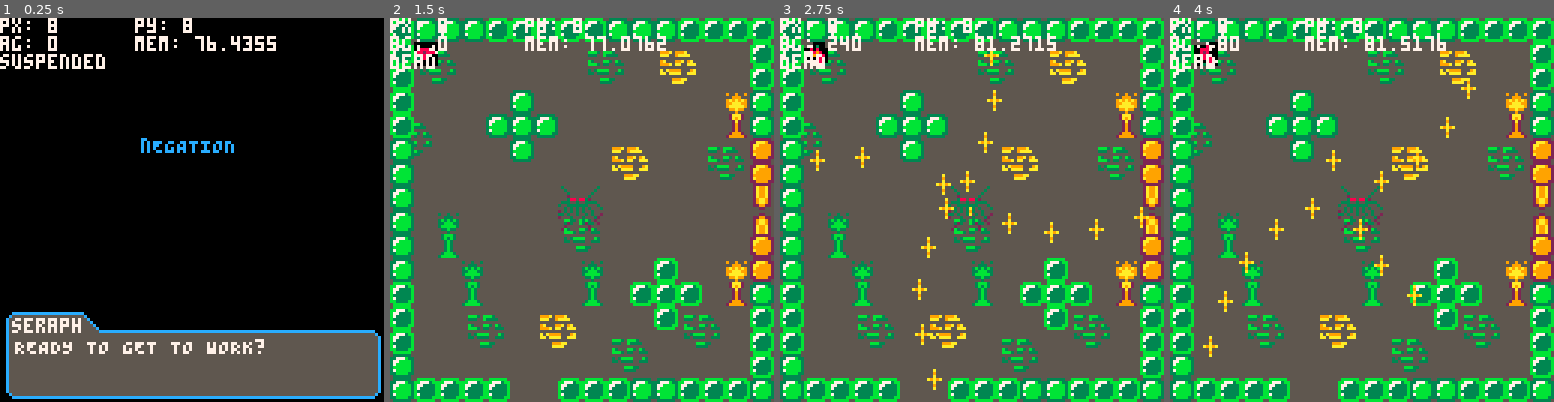
Above: before the commit, frames 1-4 (left to right).
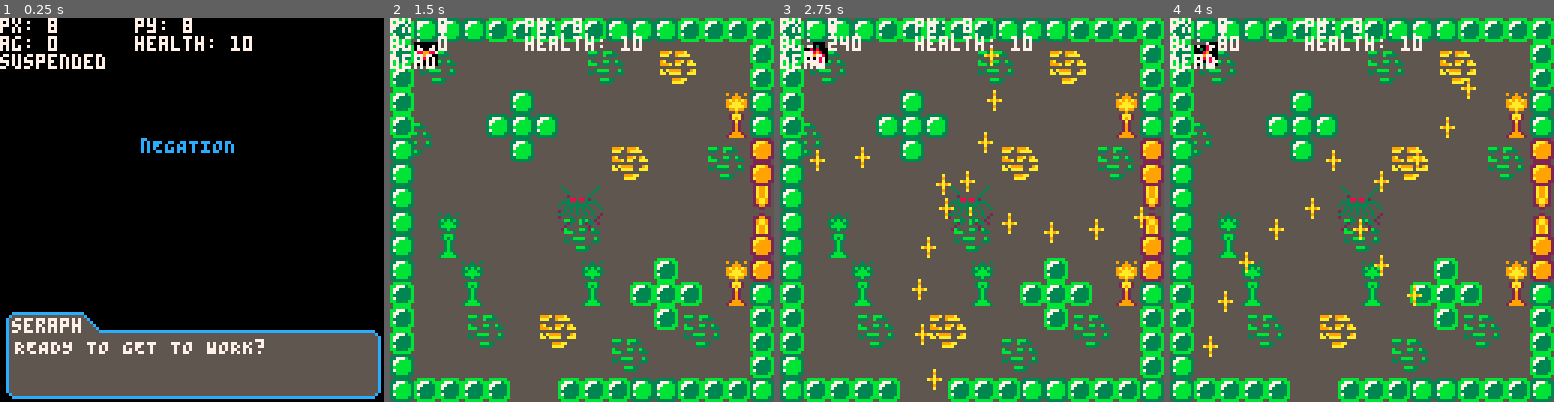
Above: after the commit, the same moments.

Repository: kbrewington/Negation
Game: PICO-8 cartridge negation.p8
The game is run twice, just before and just after one commit, with the same random seed, the same clock (stepped at 60 frames per second) and the same inputs.
Inputs:
- Up to frame 1 (0.25 s): no input
- Up to frame 2 (1.5 s): tap O (Z key) at 0.33, 0.7, 1.43 s; tap X (X key) at 1.07 s
- Up to frame 3 (2.75 s): hold Left 1.97-2.37 s; tap X (X key) at 2.07, 2.4, 2.73 s; tap O (Z key) at 2.22 s; hold Down from 2.42 s (still down)
- Up to frame 4 (4 s): release Down at 2.82 s; hold Right 2.87-3.53 s; tap X (X key) at 3.07, 3.4, 3.73 s; tap O (Z key) at 3.1, 3.98 s; hold Up from 3.58 s (still down)

The runs differ from the first frame. In frame 1, 0.5% of the frame differs, in the area x 35-72%, y 4-9%; in frame 2, 0.5%, in the area x 7-72%, y 4-11%; in frame 3, 0.4%; in frame 4, 0.4%.

Commit message:
Fixed taking damage too fast

Diff:
--- a/negation.p8
+++ b/negation.p8
@@ -16,9 +16,11 @@
 player.current_dash_speed = 0
 player.dash_speed = 15
 player.dash_threshold = {.05, .2}
+player.bullet_spread = 5
 player.health = 10
-player.immune_time = .5
+player.immune_time = 2
 player.last_hit = 0
+player.b_count = 0
 
 wall_fwd = false
 wall_bck = false
@@ -154,7 +156,7 @@
   b.bullet_spread = 7
   b.pattern = {90, 180, 270, 360}
   b.update = function()
-                 b.angle = (b.angle + 1)%360
+                 b.angle = (b.angle+1)%360
                  for i=0,3 do
                    if b.angle%b.bullet_spread == 0 then
                      add(enemy_bullets, bullet(b.x, b.y, (b.angle + (90*i)), 130, false))
@@ -172,8 +174,8 @@
   print("py: " .. round(player.y, 1), 45, 0, 7)
 
   print("ag: " .. player.angle, 0, 6, 7)
-  print("mem: ".. stat(0), 45, 6, 7)
-  --print("health: ".. player.health, 45, 6, 7)
+  --print("mem: ".. stat(0), 45, 6, 7)
+  print("health: ".. player.health, 45, 6, 7)
 
   print(costatus(game), 0, 12, 7)
   print("", 45, 12, 7)
@@ -210,6 +212,10 @@
 
 function bullet_collision(sp, b)
   return (b.x > sp.x+4 or b.x+4 < sp.x or b.y > sp.y+4 or b.y+4<sp.y) == false
+end
+
+function boss_collision(sp, b)
+  return (b.x > sp.x+16 or b.x+16 < sp.x or b.y > sp.y+16 or b.y+16<sp.y) == false
 end
 
 -- http://lua-users.org/wiki/simpleround
@@ -448,7 +454,7 @@
 ]]
 function dialog_seraph(dialog)
   wait.dialog_finish = true
-  --local dialog = dialog or {}
+  local dialog = dialog or {}
   local bck_color = dialog.bck_color or 5
   local brd_color = dialog.brd_color or 0
   local fnt_color = dialog.fnt_color or 7
@@ -520,8 +526,8 @@
   drawdialog = false
 
   -- probably function to start/control enemy spawning instead of just adding them here
-  add(basic_enemies, enemy(40, 120))
-  add(basic_enemies, enemy(112, 60))
+  add(basic_enemies, enemy(100, 100))
+  add(basic_enemies, enemy(48,60))
   yield()
 
   kill_all_enemies()
@@ -546,7 +552,7 @@
   --boss1 = boss(20, 20, 128)
   --add(basic_enemies, enemy(40, 60))
   --add(basic_enemies,exploder(50,70))
-
+  player.last_hit = time()
   game = cocreate(gameflow)
   coresume(game)
 end --end _init()
@@ -615,7 +621,10 @@
     if wait.controls and not wait.dialog_finish and btnp(c.z_button) then
       coresume(game)
     elseif not wait.controls then
-      shoot(player.x, player.y, player.angle, 133, true)
+      player.b_count = player.b_count + 1
+      if player.b_count%player.bullet_spread == 0 then
+        shoot(player.x, player.y, player.angle, 133, true)
+      end
     end
   end --end z button
 
@@ -654,8 +663,11 @@
   cls()
 
   map(0, 0, map_.sx, map_.sy, 128, 128)
-
-  spr_r(player.sprite, player.x, player.y, player.angle, 1, 1)
+  if (time() - player.last_hit) < player.immune_time and (time()%.5==0) then
+      --
+  else
+    spr_r(player.sprite, player.x, player.y, player.angle, 1, 1)
+  end
 
   for e in all(basic_enemies) do
     -- this should never happen, but just in case:
@@ -671,11 +683,10 @@
     end
 
     if e ~= nil then
-      if --[[((time() - player.last_hit) > player.immune_time) and]] enemy_collision(e) then
+      if ((time() - player.last_hit) > player.immune_time) and enemy_collision(e) then
         player.health = player.health - 1
         player.last_hit = time()
         -- TODO: trigger animation here
-        --pset(player.x+3, player.y+3, 0)
       end
       spr(e.sprite, e.x, e.y)
       e.move()
@@ -702,8 +713,9 @@
     -- first delete offscreen bullets:
     delete_offscreen(enemy_bullets, b)
 
-    if bullet_collision(player, b) then
+    if ((time() - player.last_hit) > player.immune_time) and bullet_collision(player, b) then
       player.health = player.health - 1
+      player.last_hit = time()
       -- TODO: trigger animation here
     end
 
@@ -721,6 +733,11 @@
   if drawboss then
     spr(boss1.sprite, boss1.x, boss1.y, 2, 2)
     boss1.update()
+  end
+
+  if player.health<=0 then
+    print("GAME OVER", 48, 60, 8)
+    stop()
   end
 
   if drawdialog then dialog_seraph(seraph) end
